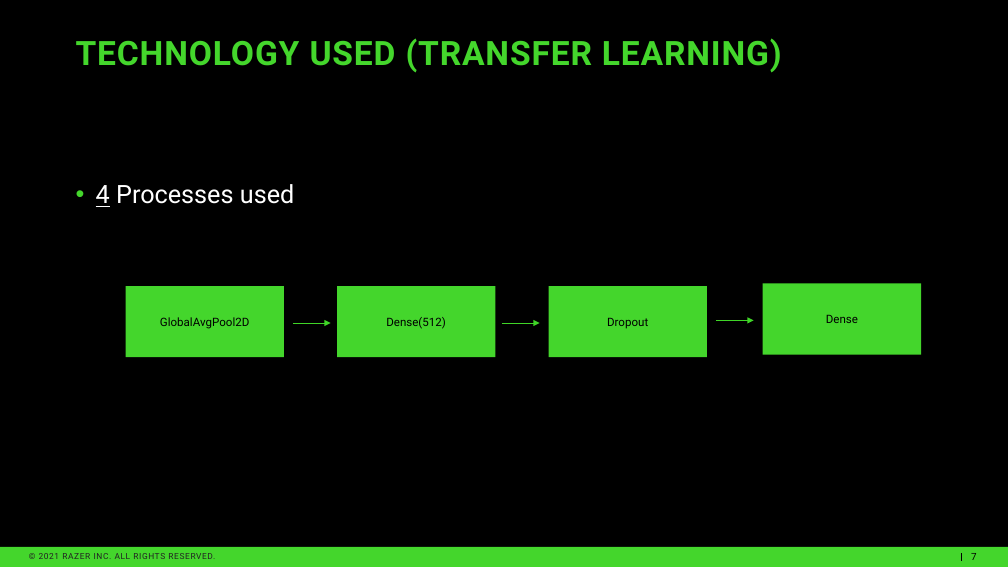
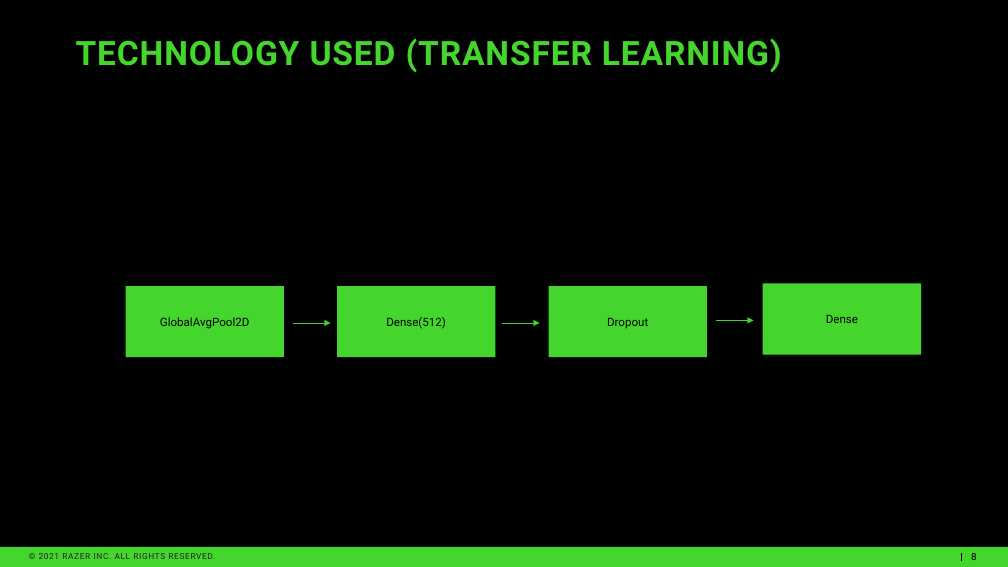
Before and after one commit to rommelsim/Capstone-Revised, a slide deck: slide 8 of Revised Capstone Presentation.pptx (slide 7 before the commit). Drawn at 1008x567 pixels with LibreOffice and Linux fonts; fonts in the diff are those of the drawing; background and template pictures are left out. Boxes give left, top, right and bottom in pixels: in the first picture for what was removed or moved away, otherwise in the second. Text is boxed around its words. In the diff, an @@ line names an element or a change of style, - is before the commit and + after.

```diff
--- a/Revised Capstone Presentation.pptx
+++ b/Revised Capstone Presentation.pptx
@@ text removed at (96,184,294,207) @@
-• 4 Processes used
@@ page number at (971,553,977,560): text changed @@
-7
+8
```
Also in this commit, not shown: 12 other slides changed, 4 slides added, 9 other files.
